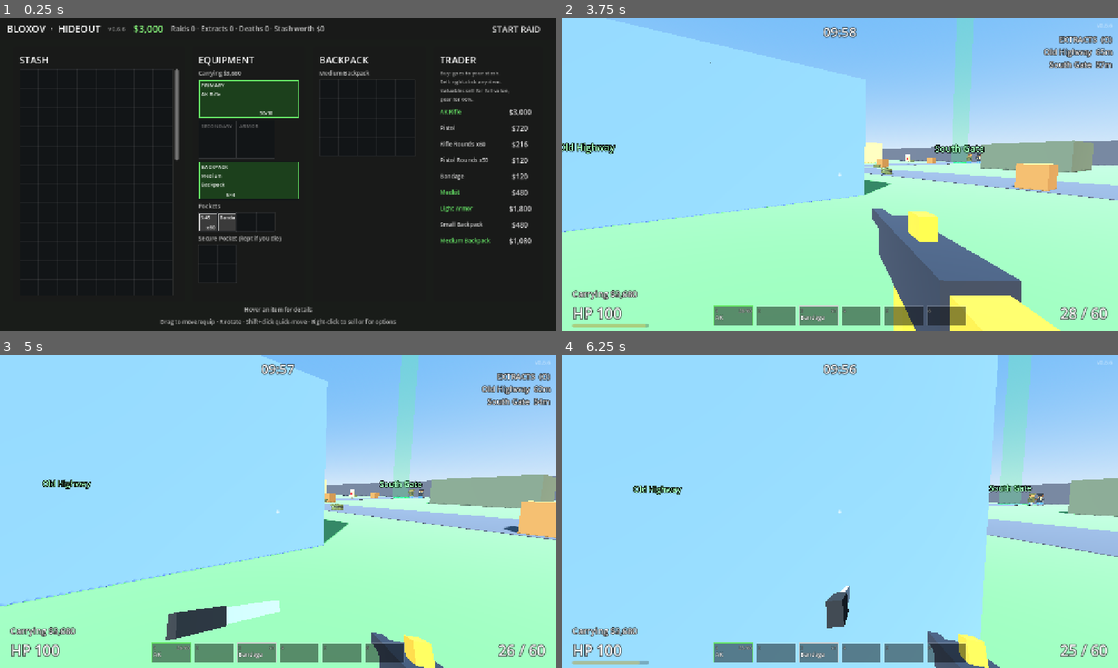
Above: before the commit, frames 1-4 (two rows, left to right).
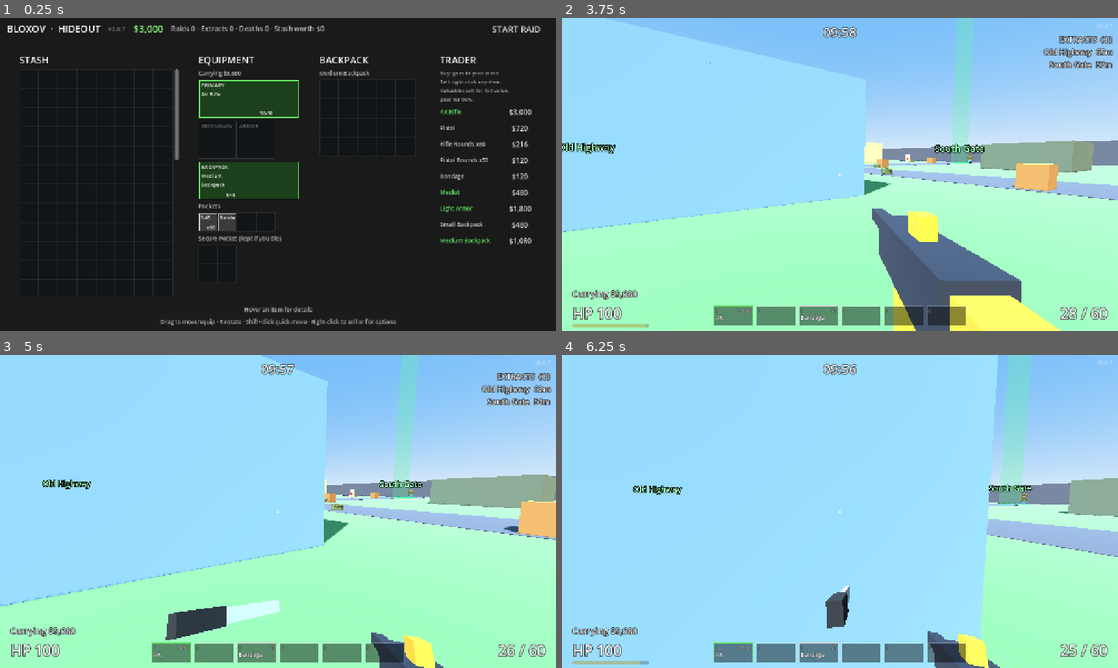
Above: after the commit, the same moments.

Repository: TavishHanda/Bloxov
Game: Godot game, scene res://scenes/hideout.tscn
The game is run twice, just before and just after one commit, with the same random seed, the same clock (stepped at 60 frames per second) and the same inputs. Sound files missing from this copy of the repository are replaced by a short silence.
Inputs (mouse positions are in pixels of both pictures, inside the frame that each line leads up to):
- Up to frame 1 (0.25 s): no input
- Up to frame 2 (3.75 s): click "START RAID" at 0.5 s; click "PLAY" at 1.25 s; tap Enter at 2 s; move the mouse to (867, 174) at 2.02 s; press the mouse at (867, 174) at 2.03 s; hold W (move_forward) from 2.03 s (still down); tap V (melee) at 2.1, 3.05 s; tap Space (jump) at 2.27, 3.02 s; move the mouse to (812, 174) at 2.77 s; release the mouse at (812, 174) at 2.78 s; click (812, 174) at 2.85 s; move the mouse to (851, 168) at 3.52 s; hold Right mouse button (aim) from 3.53 s (still down)
- Up to frame 3 (5 s): keep holding W (move_forward); click (289, 505) at 3.8 s; move the mouse to (272, 517) at 4.27 s; release Right mouse button (aim) at 4.28 s; tap C (crouch) at 4.35 s; click (272, 517) at 4.42 s; tap Space (jump) at 4.52 s; tap V (melee) at 4.55 s
- Up to frame 4 (6.25 s): keep holding W (move_forward); move the mouse to (878, 514) at 5.02 s; hold O (extracts) 5.03-5.78 s; tap Space (jump) at 5.27, 6.02 s; click (878, 514) at 5.3 s; tap R (reload) at 5.65 s; move the mouse to (795, 508) at 5.77 s; tap H (heal) at 5.85 s; tap V (melee) at 6.05 s

The runs differ from the first frame. In frame 1, less than 0.1% of the frame differs, in the area x 22-23%, y 2-5%; in frame 2, less than 0.1%; in frame 3, less than 0.1%; in frame 4, 0.1%, in the area x 82-99%, y 1-49%.

Commit message:
v0.6.7: scav patrols (walk ~2 m/s to loot spots/reachable points across the map, pause 2-6 s)
Owner feedback: idle scavs were too slow and stayed near their edge spawns.
Verified locally: smoke test passed 4 runs (new patrol section), main scene clean, overhead render of
4 scavs' 90 s trails shows them crossing the map and entering buildings.

Claude-Session: https://claude.ai/code/session_01UD2sjGi5qVVaB7czBfXX2M

Diff:
--- a/project.godot
+++ b/project.godot
@@ -12,7 +12,7 @@
 
 config/name="Bloxov"
 config/description="Blocky voxel extraction shooter."
-config/version="0.6.6"
+config/version="0.6.7"
 run/main_scene="res://scenes/hideout.tscn"
 config/features=PackedStringArray("4.5", "GL Compatibility")
 
--- a/scripts/scav.gd
+++ b/scripts/scav.gd
@@ -25,6 +25,13 @@
 @export var view_angle_deg := 180.0
 ## Chasing a player it can't see: gives up on the last-seen spot after this long and starts searching.
 @export var give_up_time := 6.0
+
+@export_group("Patrol")
+## Unaware scavs walk between destinations at this fraction of move_speed (0.55 x 3.6 = about 2 m/s),
+## pausing this long (seconds) at each one.
+@export var patrol_speed := 0.55
+@export var patrol_pause_min := 2.0
+@export var patrol_pause_max := 6.0
 
 @export_group("Spotting")
 ## Seconds a scav needs you in view before it notices you: quick up close, slow far away.
@@ -118,8 +125,9 @@
 var _path_index := 0
 var _path_goal := Vector3.INF
 var _repath_left := 0.0
-## Where an idle scav is strolling to (only used while _wander_dir isn't zero).
+## Where an idle scav is patrolling to (only used while _wander_dir isn't zero), and for how long.
 var _wander_point := Vector3.ZERO
+var _patrol_time := 0.0
 ## 0..1: how close it is to noticing you (fills while you're in view, drains when you're not).
 var _spot := 0.0
 var _state_time := 0.0
@@ -495,28 +503,45 @@
 	return side * move_speed * 0.5
 
 
+## Patrolling while unaware: walk to a destination across the map (mostly loot spots, which are in and around
+## buildings, sometimes anywhere reachable), pause there for a few seconds, then pick the next one.
+## `_wander_dir` is zero while pausing (`_wander_time` counts the pause down).
 func _wander(delta: float) -> Vector3:
-	# Calm on purpose: changes its mind every few seconds, mostly small turns, and turns slowly
-	# (so sneaking up behind one is possible).
-	# It strolls to a reachable spot a few meters ahead (navigation map), so it doesn't walk into walls.
-	_wander_time -= delta
-	if _wander_time <= 0.0:
-		_wander_time = randf_range(3.5, 8.0)
-		if randf() < 0.5:
-			_wander_dir = Vector3.ZERO
+	if _wander_dir == Vector3.ZERO:
+		_wander_time -= delta
+		if _wander_time > 0.0:
+			return Vector3.ZERO
+		_wander_point = _pick_patrol_point()
+		_wander_dir = _flat(_wander_point - global_position).normalized()
+		_patrol_time = 0.0
+		if _wander_dir == Vector3.ZERO:
+			_wander_time = 1.0
+		return Vector3.ZERO
+	_patrol_time += delta
+	if _arrived(_wander_point) or _patrol_time > 45.0:
+		_wander_dir = Vector3.ZERO
+		_wander_time = randf_range(patrol_pause_min, patrol_pause_max)
+		return Vector3.ZERO
+	var move := _path_velocity(_wander_point, move_speed * patrol_speed)
+	_face(move, delta, 4.0)
+	return move
+
+
+func _pick_patrol_point() -> Vector3:
+	var map := get_world_3d().navigation_map
+	var spots := get_tree().get_nodes_in_group("loot_containers")
+	for attempt in 6:
+		var spot: Vector3
+		if not spots.is_empty() and randf() < 0.65:
+			var container := spots.pick_random() as Node3D
+			spot = container.global_position + Vector3(randf_range(-2.0, 2.0), 0.0, randf_range(-2.0, 2.0))
+			spot = NavigationServer3D.map_get_closest_point(map, spot)
 		else:
-			var facing := -global_basis.z
-			_wander_dir = _flat(facing).normalized().rotated(Vector3.UP, randf_range(-1.2, 1.2))
-			var spot := global_position + _wander_dir * randf_range(4.0, 9.0)
-			_wander_point = NavigationServer3D.map_get_closest_point(get_world_3d().navigation_map, spot)
-			if _wander_point == Vector3.ZERO:
-				_wander_point = spot  # no navigation map yet
-	if _wander_dir == Vector3.ZERO or _arrived(_wander_point):
-		_wander_dir = Vector3.ZERO
-		return Vector3.ZERO
-	var move := _path_velocity(_wander_point, move_speed * 0.3)
-	_face(move, delta, 2.0)
-	return move
+			spot = NavigationServer3D.map_get_random_point(map, 1, false)
+		if spot != Vector3.ZERO and _flat(spot - global_position).length() > 6.0:
+			return spot
+	# No navigation map yet: somewhere a few meters ahead.
+	return global_position + _flat(-global_basis.z).normalized().rotated(Vector3.UP, randf_range(-1.2, 1.2)) * 6.0
 
 
 func _face(dir: Vector3, delta: float, turn_speed := 10.0) -> void:
--- a/tests/smoke_test.gd
+++ b/tests/smoke_test.gd
@@ -17,7 +17,7 @@
 
 ## Every section, in the order they run.
 const SECTIONS: Array[String] = [
-	"shoot", "reload", "ads", "accuracy", "recoil", "ttk", "scav_shoots", "knife", "scav_hit", "senses", "spotting", "close_range", "melee", "spawn_budget", "pathing",
+	"shoot", "reload", "ads", "accuracy", "recoil", "ttk", "scav_shoots", "knife", "scav_hit", "senses", "spotting", "close_range", "melee", "spawn_budget", "pathing", "patrol",
 	"movement", "stealth", "jump", "containers", "crate_model", "characters", "grid", "inventory",
 	"equipment", "loot_ui", "dropped_gun", "heal", "extract", "death", "profile", "hideout", "settings",
 	"ghost_stack", "owner_rules",
@@ -1018,6 +1018,26 @@
 	scav.queue_free()
 
 
+func _section_patrol() -> void:
+	# Unaware scavs patrol across the map at a walking pace instead of idling where they spawned.
+	player.teleport_to(Vector3(-30, 0.1, -30))
+	var scav := _spawn(SCAV_SCENE, Vector3(30, 0.1, 30)) as Scav  # a corner spawn point
+	await physics_frame
+	var start := scav.global_position
+	var farthest := 0.0
+	var top_speed := 0.0
+	# Only while it's unaware (left long enough it may well wander into view of the player and react).
+	for i in 60 * 20:
+		await physics_frame
+		if scav.state != Scav.State.IDLE:
+			break
+		farthest = maxf(farthest, scav.global_position.distance_to(start))
+		top_speed = maxf(top_speed, Vector2(scav.velocity.x, scav.velocity.z).length())
+	_check(farthest > 15.0, "an unaware scav patrols away from its spawn (%.0f m in 20 s)" % farthest)
+	_check(top_speed > 1.7 and top_speed < scav.move_speed, "it patrols at a walking pace (%.1f m/s)" % top_speed)
+	scav.queue_free()
+
+
 # --- Helpers -------------------------------------------------------------------
 
 ## Points the player's camera at `target` with no recoil.
Not shown, changed: CHANGELOG.md
Not shown, changed: docs/SCAVS_PLAN.md
